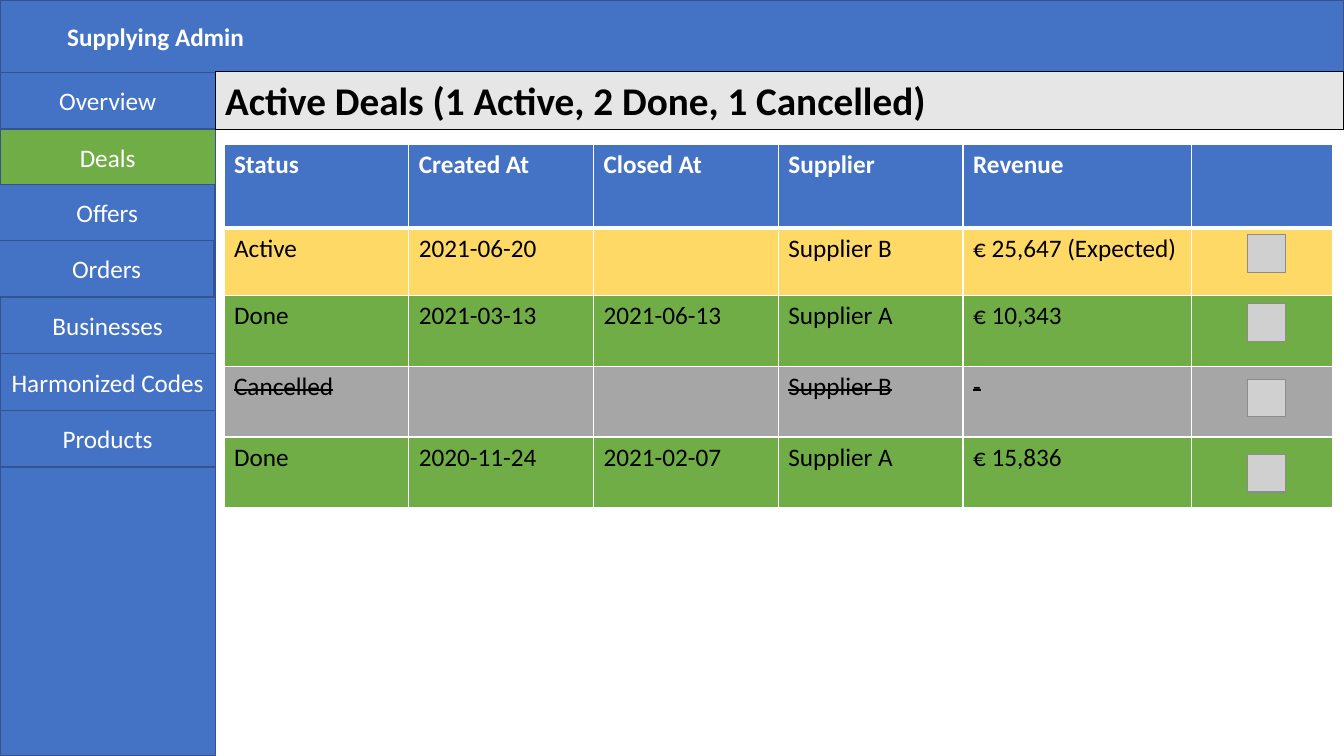
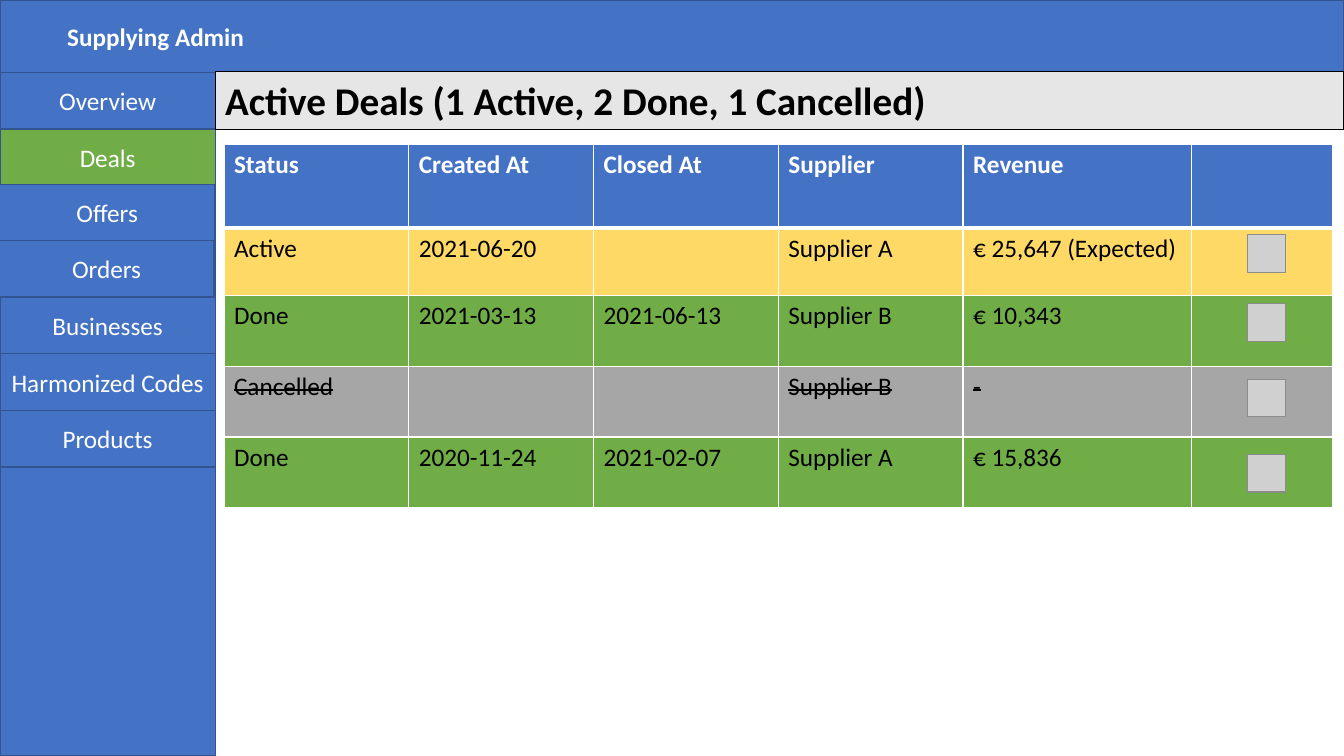
Before and after one commit to ohadch/supplying-admin, a slide deck: slide 1 of doc/design.pptx (slide 2 before the commit). Drawn at 1344x756 pixels with LibreOffice and Linux fonts; fonts in the diff are those of the drawing; grey boxes stand for pictures. Boxes give left, top, right and bottom in pixels: in the first picture for what was removed or moved away, otherwise in the second. Text is boxed around its words. In the diff, an @@ line names an element or a change of style, - is before the commit and + after.

```diff
--- a/doc/design.pptx
+++ b/doc/design.pptx
@@ table at bbox=[224, 144, 1332, 508] @@
-row 2, column 4: Supplier B
+row 2, column 4: Supplier A
-row 3, column 4: Supplier A
+row 3, column 4: Supplier B
```
Also in this commit, not shown: 1 other slide changed, 1 slide removed, 1 other file.
